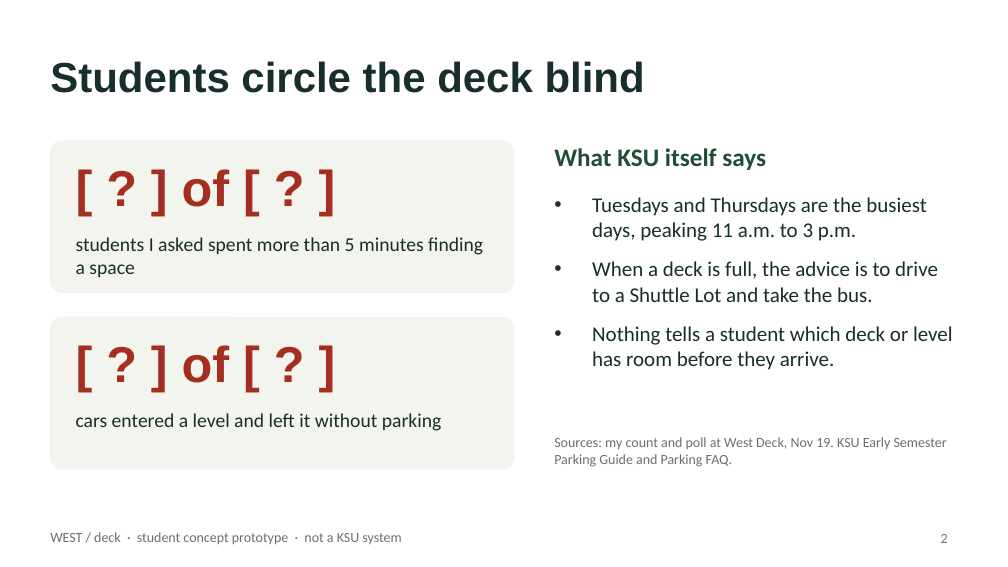
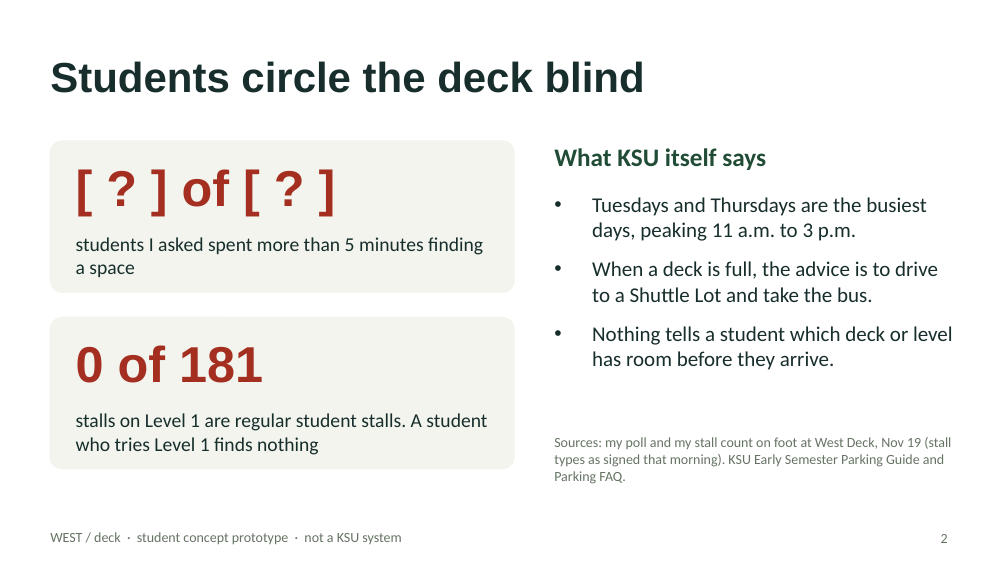
Before and after one commit to boots59/park.ai, a slide deck: slide 2 of submission/WEST-deck-pitch-DRAFT.pptx. Drawn at 1008x567 pixels with LibreOffice and Linux fonts; fonts in the diff are those of the drawing. Boxes give left, top, right and bottom in pixels: in the first picture for what was removed or moved away, otherwise in the second. Text is boxed around its words. In the diff, an @@ line names an element or a change of style, - is before the commit and + after.

```diff
--- a/submission/WEST-deck-pitch-DRAFT.pptx
+++ b/submission/WEST-deck-pitch-DRAFT.pptx
@@ text at (x1=76, y1=345, x2=263, y2=383): text changed @@
-[ ? ] of [ ? ]
+0 of 181
@@ text at (x1=76, y1=413, x2=487, y2=455): text changed @@
-cars entered a level and left it without parking
+stalls on Level 1 are regular student stalls. A student who tries Level 1 finds nothing
@@ text at (x1=554, y1=437, x2=951, y2=484): text changed @@
-Sources: my count and poll at West Deck, Nov 19. KSU Early Semester Parking Guide and Parking FAQ.
+Sources: my poll and my stall count on foot at West Deck, Nov 19 (stall types as signed that morning). KSU Early Semester Parking Guide and Parking FAQ.
```
Also in this commit, not shown: 3 other slides changed, 4 other files.
